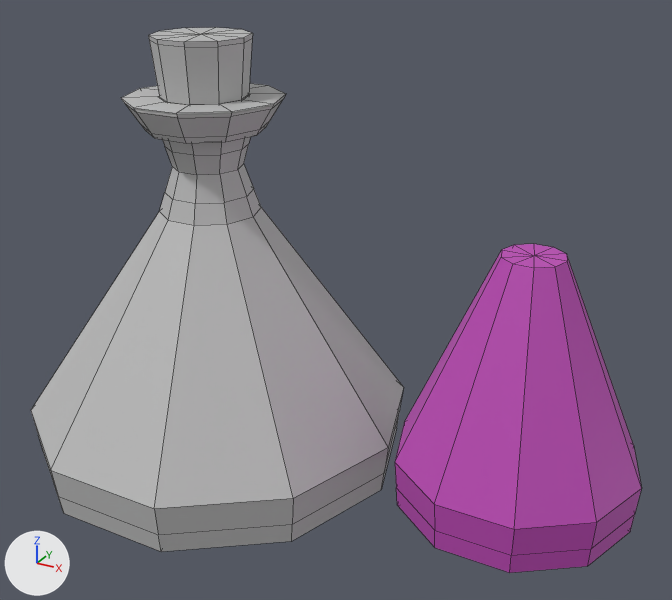
The FBX model Maya_WizardRoom/scenes/Props/P/Potion_03/Potion_03.fbx, before and after one commit.
Rendered twice from a 50 mm camera at (0.0945, -0.1262, 0.1178) aimed at (0.0249, 0.0002, 0.0545). Arrows for +X, +Y and +Z are at lower left; the lights stay in place. Mesh edges are drawn as thin lines. Where no turn or scale is listed for an object, it has been applied to the vertices.
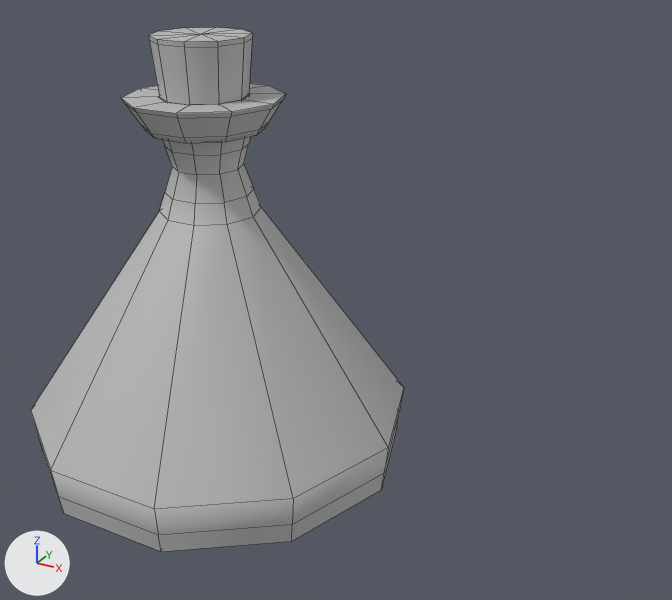
Where the newer file only moved an object's origin or applied its transform, the numbers keep the older frame.

The change, as a list of edits to the scene's bpy script:
```text
Change me_mesh_001:
    where me_mesh_001.from_pydata(...)  # 262 vertices, 270 faces; spans x -0.0355..0.0355, y -0.0337..0.0337, z -0.0338..0.0332
    used by ob_pcylinder4; location = (0.0, 0.0, 0.0533)
    me_mesh_001 part 1: edges marked sharp go from 380 to 60
Change ob_pcylinder3:
    ob_pcylinder3: bpy.data.objects.new('pCylinder3', me_mesh) -> bpy.data.objects.new('pCylinder3', None)
    ob_pcylinder3.location: (0.0582, 0.0, 0.0871) -> (0.0, 0.0, 0.0871)
```

What differs and where, as boxes (x1, y1, x2, y2) in the pictures (672 x 600 px):
'pCylinder3', no longer drawn (pink)
    before: (395, 244, 641, 573)
part 1 of me_mesh_001, shading changed
    both: (31, 83, 403, 552)
